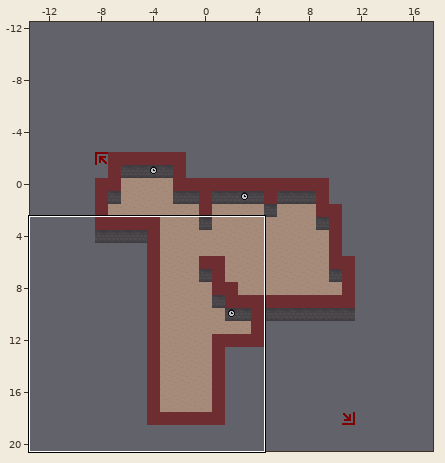
A Tiled map gets an edit: schoolBoyBattle/Resources/world/debugTerrain.tmx. Above: a wide view before the commit, with the close-up outlined.
Close-up. Before:
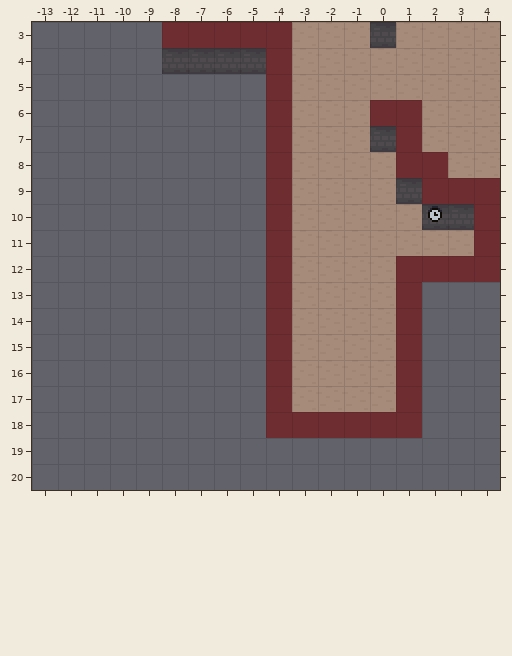
Cells are 13x13 px. Shown: x -13..4, y 3..20. The commit also changed other parts of the map, which this record leaves out.
The same view after the edit:
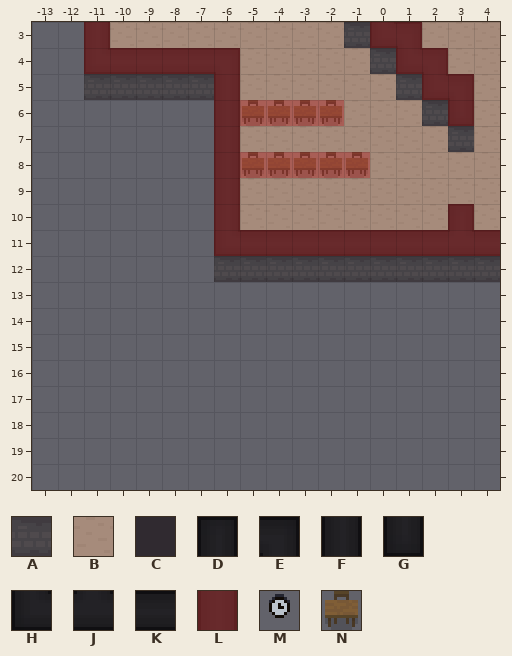
Key: from "base": A 0 "face", B 1 "planks", C 2 "wall", D 3 "wall-1", E 6 "wall-4", F 7 "wall-5", G 11 "wall-9", H 12 "wall-10", J 13 "wall-11", K 16 "wall-14"; from "collision": L 0 "collision"; from "deco": M 0 "clock", N 3 "desk-student-south".
_ is an empty cell.
Tiles replaced or removed in this view: A, B, C, L, M.
See-through tiles are keyed as they look on the map.
The edit:
Changed rows in their new state; . is an unchanged cell.
Layer "1-base":
first column x -11:
 3 FBBBBBBB..AHE...
 4 HKKKKEBB...AHE..
 5 AAAAAFBB....AHE.
 6 .....FBB...BBAG.
 7 .....FBB...BB.A.
 8 .....FBB....BB..
 9 .....FBB....BBBB
10 .....FBB.....BDB
11 .....HK.KKKKKKJ.
12 .....AAAAAAAAAAA
13 .......______...
14 .......______...
15 .......______...
16 .......______...
17 .......______...
18 .......______...
Layer "2-deco":
first column x -5:
 6 NNNN....
 8 NNNNN...
10 ......._
Layer "3-collision":
first column x -11:
 3 L.._____...LL...
 4 LLLLLL._....LL..
 5 .....L._.....LL.
 6 .....LL.LL.__.L.
 7 .....L._...._...
 8 .....LL.LLL.__..
 9 .....L._.....___
10 .....L._......L_
11 .....LL.LLLLLLL.
12 ......._....____
13 ......._...._...
14 ......._...._...
15 ......._...._...
16 ......._...._...
17 ......._...._...
18 .......______...
